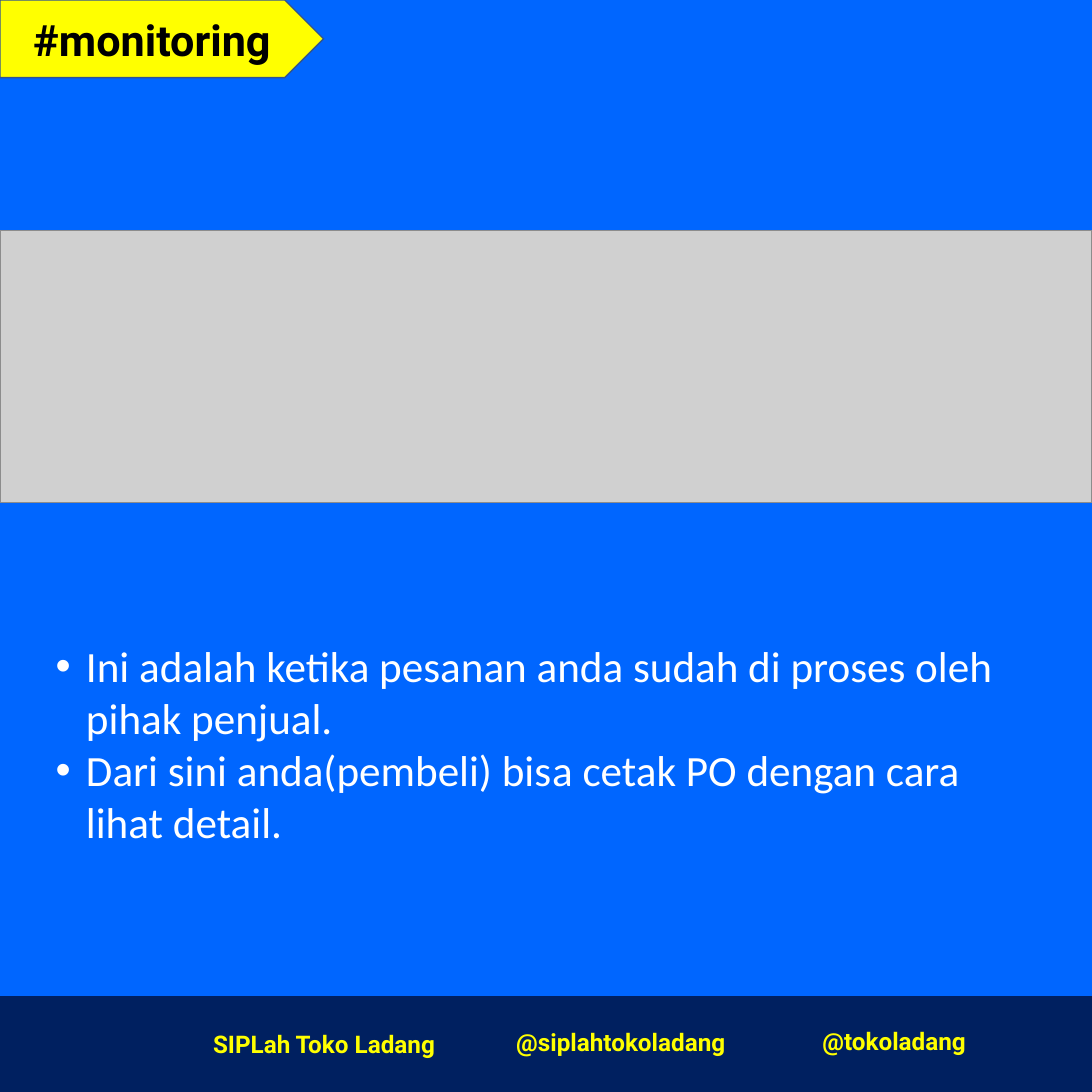
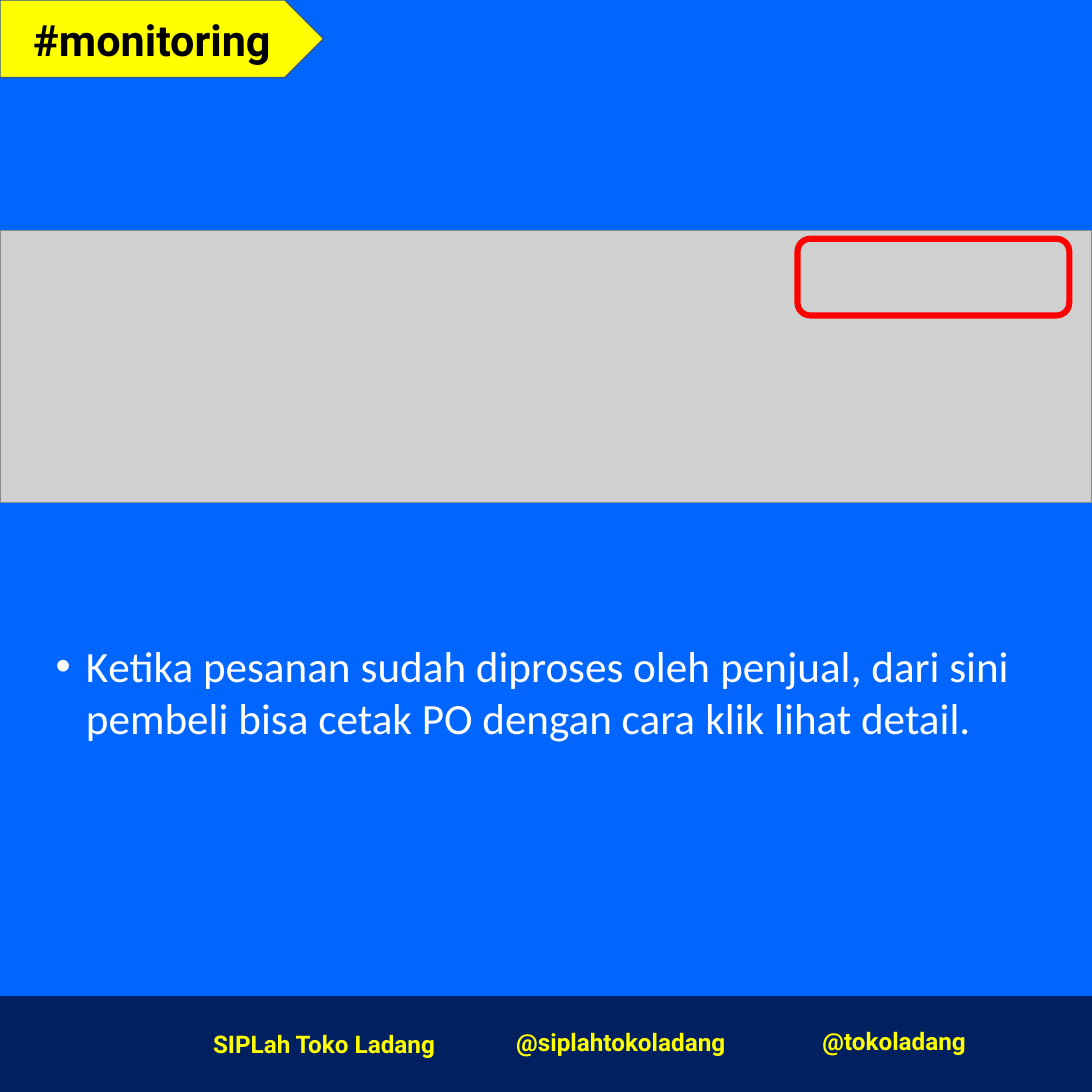
Before and after one commit to mexop99/SOP-Toko-Ladang, a slide deck: slide 5 of sop-pembeli.pptx. Drawn at 1092x1092 pixels with LibreOffice and Linux fonts; fonts in the diff are those of the drawing; grey boxes stand for pictures; background and template pictures are left out. Boxes give left, top, right and bottom in pixels: in the first picture for what was removed or moved away, otherwise in the second. Text is boxed around its words. In the diff, an @@ line names an element or a change of style, - is before the commit and + after.

Commit message:
sop-pembeli-v2

```diff
--- a/sop-pembeli.pptx
+++ b/sop-pembeli.pptx
@@ rounded rectangle added at <box>798,239,1070,315</box>, outline #FF0000 4.5 pt @@
@@ text at <box>86,652,1008,742</box>: text changed @@
-• Ini adalah ketika pesanan anda sudah di proses oleh pihak penjual.
-• Dari sini anda(pembeli) bisa cetak PO dengan cara lihat detail.
+• Ketika pesanan sudah diproses oleh penjual, dari sini pembeli bisa cetak PO dengan cara klik lihat detail.
```
Also in this commit, not shown: 11 other slides changed.
